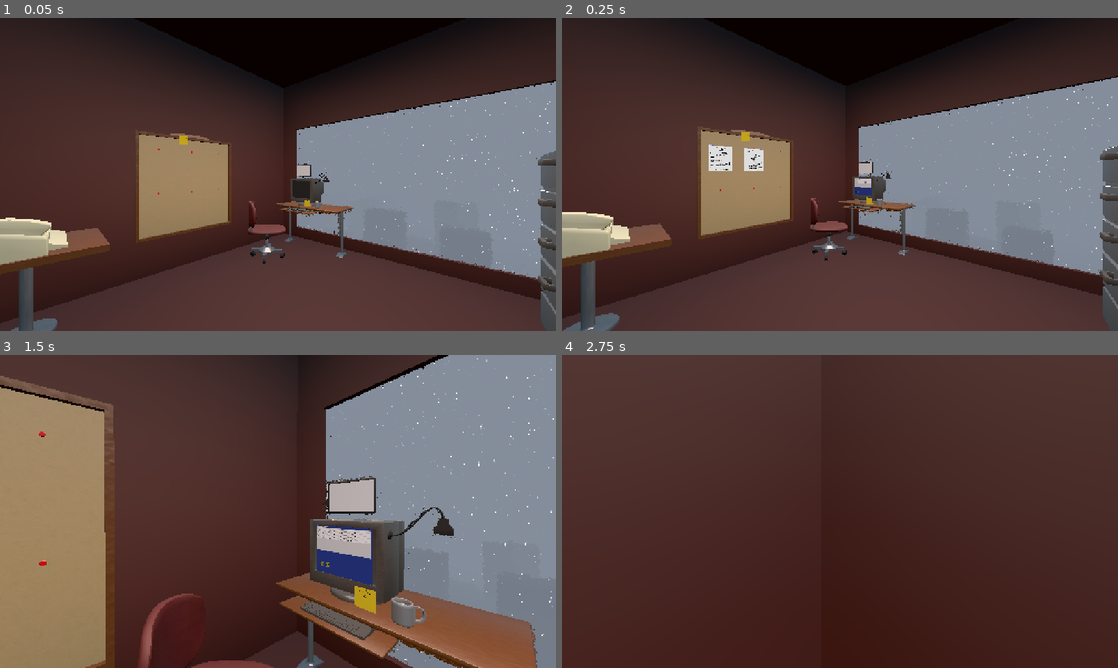
Above: before the commit, frames 1-4 (two rows, left to right).
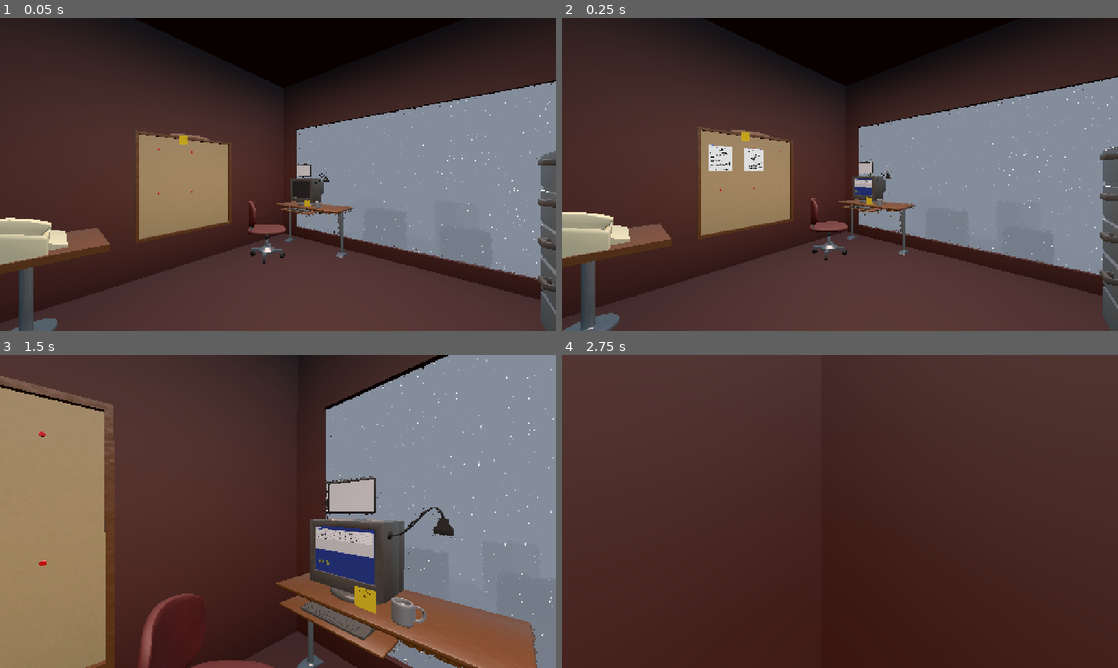
Above: after the commit, the same moments.

Repository: Ciph3rzer0/brackeys-2026.2-trust-no-one
Game: Godot game, scene res://scenes/city.tscn
Same seed, same stepped clock (60 frames per second), same inputs: the game is played once before the commit and once after it. Sound files missing from this copy of the repository are replaced by a short silence.
Inputs (mouse positions are in pixels of both pictures, inside the frame that each line leads up to):
- Up to frame 1 (0.05 s): no input
- Up to frame 2 (0.25 s): no input
- Up to frame 3 (1.5 s): tap Enter at 0.5 s; move the mouse to (305, 511) at 0.52 s; hold E (pc_interact) 0.53-1.28 s; hold W (pc_forward) from 0.53 s (still down); click (305, 511) at 0.67 s; tap Space at 0.77 s; move the mouse to (250, 511) at 1.27 s; tap E (pc_interact) at 1.35 s; click (250, 511) at 1.42 s
- Up to frame 4 (2.75 s): keep holding W (pc_forward); tap Space at 1.52 s; move the mouse to (851, 505) at 2.02 s; hold E (pc_interact) from 2.03 s (still down); tap Q at 2.1 s; click (851, 505) at 2.17 s

The runs differ from the first frame. In frame 1, less than 0.1% of the frame differs, in the area x 52-56%, y 51-58%; in frame 2, less than 0.1%; in frame 3, 0.4%, in the area x 56-68%, y 54-74%; in frame 4, nothing differs.
Error in both runs: Invalid assignment of property or key 'plate' with value of type 'String' on a base object of type 'Resource (Quest)'. (res://autoloads/quest_system.gd:19)

Commit message:
added another traveling car; added more interaction prompts in the office, including a lightswitch; attempted to add click sound effects to computer, but need to troubleshoot

Diff:
--- a/interactable_mount.gd
+++ b/interactable_mount.gd
@@ -2,6 +2,11 @@
 extends Area3D
 
 @export var redirect_input: SubViewport
+@export var interaction_text := "press e to sit down"
+
+
+func get_interaction_text(_player: Player = null) -> String:
+	return interaction_text
 
 func push_keypress_to_viewport(event: InputEventKey) -> bool:
 	if redirect_input:
--- a/scenes/city.tscn
+++ b/scenes/city.tscn
@@ -45,7 +45,7 @@
 fog_depth_end = 359.9
 
 [sub_resource type="Animation" id="Animation_my70f"]
-length = 0.001
+length = 19.833334
 tracks/0/type = "position_3d"
 tracks/0/imported = false
 tracks/0/enabled = true
@@ -60,6 +60,13 @@
 tracks/1/interp = 1
 tracks/1/loop_wrap = true
 tracks/1/keys = PackedFloat32Array(0, 1, 318.00055, -0.03928113, -14.7459755)
+tracks/2/type = "position_3d"
+tracks/2/imported = false
+tracks/2/enabled = true
+tracks/2/path = NodePath("hatchback2")
+tracks/2/interp = 2
+tracks/2/loop_wrap = true
+tracks/2/keys = PackedFloat32Array(-0.06666666, 1, -22.122425, 0.86255836, -115.05417, 4.3333335, 1, -22.122425, 1.1376324, -83.099915, 6.2, 1, -22.122425, 1.1376324, -83.099915, 12.3, 1, -22.122425, 1.1376324, -26.414902, 13.9, 1, -22.122425, 1.1376324, -26.414902, 19.8, 1, -22.122425, 1.1376324, 60.711037)
 
 [sub_resource type="Animation" id="Animation_h3250"]
 resource_name = "vehicles"
@@ -1113,9 +1120,6 @@
 [node name="pickupTruck13" parent="trucks" unique_id=1679967744 instance=ExtResource("9_4lp1f")]
 transform = Transform3D(1, 0, 0, 0, 1, 0, 0, 0, 1, 36.142303, -0.03928113, -84.12449)
 
-[node name="pickupTruck15" parent="trucks" unique_id=512849323 instance=ExtResource("9_4lp1f")]
-transform = Transform3D(1, 0, 0, 0, 1, 0, 0, 0, 1, -22.857697, -0.03928113, -84.12449)
-
 [node name="weiner5" parent="trucks" unique_id=4166996 instance=ExtResource("10_obbxu")]
 transform = Transform3D(-4.371139e-08, 0, 1, 0, 1, 0, -1, 0, -4.371139e-08, -73.117134, 1.2338295, -8.536419)
 
@@ -1128,26 +1132,35 @@
 transform = Transform3D(0.31999412, 0, -0.27076468, 0, 0.41917747, 0, 0.27076468, 0, 0.31999412, 207.50317, 0.21776915, -79.66364)
 
 [node name="hatchback2" parent="trucks" unique_id=819623859 instance=ExtResource("20_ibljb")]
-transform = Transform3D(1, 0, 0, 0, 1, 0, 0, 0, 1, -21.44442, 1.1127148, -27.330746)
+transform = Transform3D(1, 0, 0, 0, 1, 0, 0, 0, 1, -22.122425, 0.86272734, -115.03454)
+
+[node name="SpotLight3D" type="SpotLight3D" parent="trucks/hatchback2" unique_id=60537720]
+transform = Transform3D(-1, -1.7763568e-15, -8.7422784e-08, -3.0696125e-08, 0.9363295, 0.35112274, 8.185652e-08, 0.35112274, -0.9363295, 0, 0.24520302, 3.6265564)
+light_color = Color(0.7345393, 0.551405, 0.31920853, 1)
+light_energy = 15.0
+spot_range = 5.645
+spot_attenuation = -1.8
 
 [node name="AnimationPlayer" type="AnimationPlayer" parent="trucks" unique_id=1549693826]
 libraries/ = SubResource("AnimationLibrary_my70f")
-autoplay = "vehicles"
+autoplay = &"vehicles"
 
 [node name="Screens" type="Node3D" parent="." unique_id=167141141]
 
 [node name="ComputerScreen" type="StaticBody3D" parent="Screens" unique_id=2105178651 node_paths=PackedStringArray("computer_viewport")]
-transform = Transform3D(-1, 0, -8.742278e-08, 0, 1, 0, 8.742278e-08, 0, -1, 60.492355, 60.450195, -132.95847)
+transform = Transform3D(-1, 0, -8.742278e-08, 0, 1, 0, 8.742278e-08, 0, -1, 60.492355, 60.450195, -132.9702)
 collision_layer = 4096
 script = ExtResource("3_obbxu")
 computer_viewport = NodePath("../../ComputerScreenRenders/ComputerMonitor")
 quad_mesh = ExtResource("15_agolw")
 
 [node name="MeshInstance3D" type="MeshInstance3D" parent="Screens/ComputerScreen" unique_id=1861852960]
+transform = Transform3D(1.0555629, 0, 0, 0, 0.89296085, 0, 0, 0, 1, 0, 0.008506775, -0.019439697)
 mesh = ExtResource("15_agolw")
 surface_material_override/0 = SubResource("StandardMaterial3D_tfap4")
 
 [node name="CollisionShape3D" type="CollisionShape3D" parent="Screens/ComputerScreen" unique_id=49235054]
+transform = Transform3D(1.0474101, 0, 0, 0, 0.9030858, 0, 0, 0, 1, 0.0031318665, 0, 0)
 shape = SubResource("ConcavePolygonShape3D_agolw")
 
 [node name="TabletScreen" type="MeshInstance3D" parent="Screens" unique_id=728728976]
@@ -4995,6 +5008,7 @@
 monitorable = false
 script = ExtResource("14_yles7")
 redirect_input = NodePath("../../ComputerScreenRenders/ComputerMonitor")
+interaction_text = "press e to sit at computer"
 
 [node name="CollisionShape3D" type="CollisionShape3D" parent="Gameplay/Chair Interaction" unique_id=1974498237]
 transform = Transform3D(0.99999976, 0, -5.9604623e-08, 0, 1, 0, 5.9604623e-08, 0, 0.99999976, 0, 0, 0)
--- a/scenes/office.tscn
+++ b/scenes/office.tscn
@@ -18,6 +18,17 @@
 [ext_resource type="PackedScene" uid="uid://b085wqdb2gvpt" path="res://scenes/coffeeCup.tscn" id="16_gnmmx"]
 [ext_resource type="PackedScene" uid="uid://bdogvs8wm16nj" path="res://assets/models/office/computer-keyboard.glb" id="16_jp1e5"]
 [ext_resource type="AudioStream" uid="uid://dssagk4uh4quc" path="res://assets/audio/sfx/rain.mp3" id="17_gnmmx"]
+[ext_resource type="Script" uid="uid://bygvj22hqpl6r" path="res://scripts/light_switch.gd" id="18_light_switch"]
+[ext_resource type="AudioStream" uid="uid://qiktvc0aw5rs" path="res://assets/audio/sfx/click-4.wav" id="19_light_click"]
+
+[sub_resource type="StandardMaterial3D" id="StandardMaterial3D_jp1e5"]
+albedo_color = Color(0.7160182, 0.4528712, 0.41109943, 1)
+
+[sub_resource type="SphereMesh" id="SphereMesh_h45xw"]
+material = SubResource("StandardMaterial3D_jp1e5")
+
+[sub_resource type="SphereShape3D" id="SphereShape3D_light_switch"]
+radius = 0.18
 
 [sub_resource type="WorldBoundaryShape3D" id="WorldBoundaryShape3D_6hbky"]
 
@@ -71,6 +82,21 @@
 bus = &"Music"
 attenuation_filter_cutoff_hz = 20500.0
 attenuation_filter_db = 0.0
+
+[node name="lightswitch" type="StaticBody3D" parent="." unique_id=2027954198 groups=["Interactable"]]
+transform = Transform3D(1, 0, 0, 0, 1, 0, 0, 0, 1, 1.379394, 3.202806, -5.727557)
+script = ExtResource("18_light_switch")
+
+[node name="SwitchMesh" type="MeshInstance3D" parent="lightswitch" unique_id=387037093]
+transform = Transform3D(0.32175153, 0, 0, 0, 0.32175153, 0, 0, 0, 0.09760539, 0, 0, 0)
+mesh = SubResource("SphereMesh_h45xw")
+
+[node name="CollisionShape3D" type="CollisionShape3D" parent="lightswitch" unique_id=502700300]
+shape = SubResource("SphereShape3D_light_switch")
+
+[node name="ClickSound" type="AudioStreamPlayer3D" parent="lightswitch" unique_id=864967245]
+stream = ExtResource("19_light_click")
+bus = &"SFX"
 
 [node name="roomLight" type="AreaLight3D" parent="." unique_id=378018363]
 transform = Transform3D(1, 0, 0, 0, -4.371139e-08, 1, 0, -1, -4.371139e-08, 1.060077, 7.32155, -0.91183126)
--- /dev/null
+++ b/scripts/light_switch.gd
@@ -0,0 +1,29 @@
+extends Node3D
+
+@export var room_light_path := NodePath("../roomLight")
+
+@onready var click_sound: AudioStreamPlayer3D = $ClickSound
+
+
+func can_interact(_player: Player) -> bool:
+	return _get_room_light() != null
+
+
+func get_interaction_text(_player: Player) -> String:
+	var room_light := _get_room_light()
+	if room_light and room_light.visible:
+		return "press e to turn off the room light"
+	return "press e to turn on the room light"
+
+
+func interact(_player: Player = null) -> void:
+	var room_light := _get_room_light()
+	if !room_light:
+		return
+
+	room_light.visible = !room_light.visible
+	click_sound.play()
+
+
+func _get_room_light() -> Light3D:
+	return get_node_or_null(room_light_path) as Light3D
--- a/scripts/player.gd
+++ b/scripts/player.gd
@@ -69,15 +69,25 @@
 				get_viewport().set_input_as_handled()
 
 func try_mount():
-	var mounts = get_tree().get_nodes_in_group("InteractiveMount") as Array[InteractableMount]
-	for mount in mounts:
-		if mount.overlaps_body(self):
-			global_position = mount.global_position
-			global_rotation = mount.global_rotation
-			_mounted_object = mount
-			cam.rotation_degrees.x = 0
-			change_fov(50.0, 0.27)
-			set_mouse_free(true)
+	var mount := get_available_mount()
+	if !mount:
+		return
+
+	global_position = mount.global_position
+	global_rotation = mount.global_rotation
+	_mounted_object = mount
+	cam.rotation_degrees.x = 0
+	change_fov(50.0, 0.27)
+	set_mouse_free(true)
+
+
+func get_available_mount() -> InteractableMount:
+	var mounts := get_tree().get_nodes_in_group("InteractiveMount")
+	for node in mounts:
+		var mount := node as InteractableMount
+		if mount and mount.overlaps_body(self):
+			return mount
+	return null
 
 func dismount():
 	_mounted_object = null
@@ -98,10 +108,12 @@
 var exit_button_held_timer := 0.0
 func _process(delta: float) -> void:
 	var interactable := get_faced_interactable()
-	interaction_prompt.visible = !_mounted_object and !is_mouse_free and interactable != null
+	var available_mount := get_available_mount() if !_mounted_object else null
+	var prompt_target: Node = interactable if interactable else available_mount
+	interaction_prompt.visible = !_mounted_object and !is_mouse_free and prompt_target != null
 	if interaction_prompt.visible:
-		if interactable.has_method("get_interaction_text"):
-			interaction_prompt.text = interactable.get_interaction_text(self)
+		if prompt_target.has_method("get_interaction_text"):
+			interaction_prompt.text = prompt_target.get_interaction_text(self)
 		else:
 			interaction_prompt.text = "press e to interact"
 
--- a/ui/computer-screen/3d_computer_monitor.gd
+++ b/ui/computer-screen/3d_computer_monitor.gd
@@ -1,18 +1,41 @@
 extends StaticBody3D
+
+const TYPING_SOUNDS: Array[AudioStream] = [
+	preload("res://assets/audio/sfx/click-1.wav"),
+	preload("res://assets/audio/sfx/click-2.wav"),
+	preload("res://assets/audio/sfx/click-3.wav"),
+]
 
 @export var computer_viewport: SubViewport
 @export var quad_mesh: QuadMesh
 
 var screen_size: Vector2
+var _typing_sound_player: AudioStreamPlayer3D
+
+
 func _ready() -> void:
 	screen_size = quad_mesh.size
+	_typing_sound_player = AudioStreamPlayer3D.new()
+	_typing_sound_player.name = "TypingSoundPlayer"
+	_typing_sound_player.bus = &"SFX"
+	_typing_sound_player.max_polyphony = 4
+	add_child(_typing_sound_player)
 
-func push_keypress_to_viewport(event: InputEventKey):
-		var key_event_copy = event.duplicate()
 
-		# Push the input event into the computer monitor viewport
-		computer_viewport.push_input(key_event_copy, true)
-		get_viewport().set_input_as_handled()
+func push_keypress_to_viewport(event: InputEventKey) -> bool:
+	var key_event_copy := event.duplicate()
+
+	# Push the input event into the computer monitor viewport.
+	computer_viewport.push_input(key_event_copy, true)
+	if event.pressed:
+		_play_typing_sound()
+	get_viewport().set_input_as_handled()
+	return true
+
+
+func _play_typing_sound() -> void:
+	_typing_sound_player.stream = TYPING_SOUNDS.pick_random()
+	_typing_sound_player.play()
 
 func _input_event(_camera: Camera3D, event: InputEvent, event_position: Vector3, _normal: Vector3, _shape_idx: int) -> void:
 	if event is InputEventMouseButton or event is InputEventMouseMotion:
Not shown: 1 places in scenes/office.tscn that only renumber resources
Not shown, added: scripts/light_switch.gd.uid
